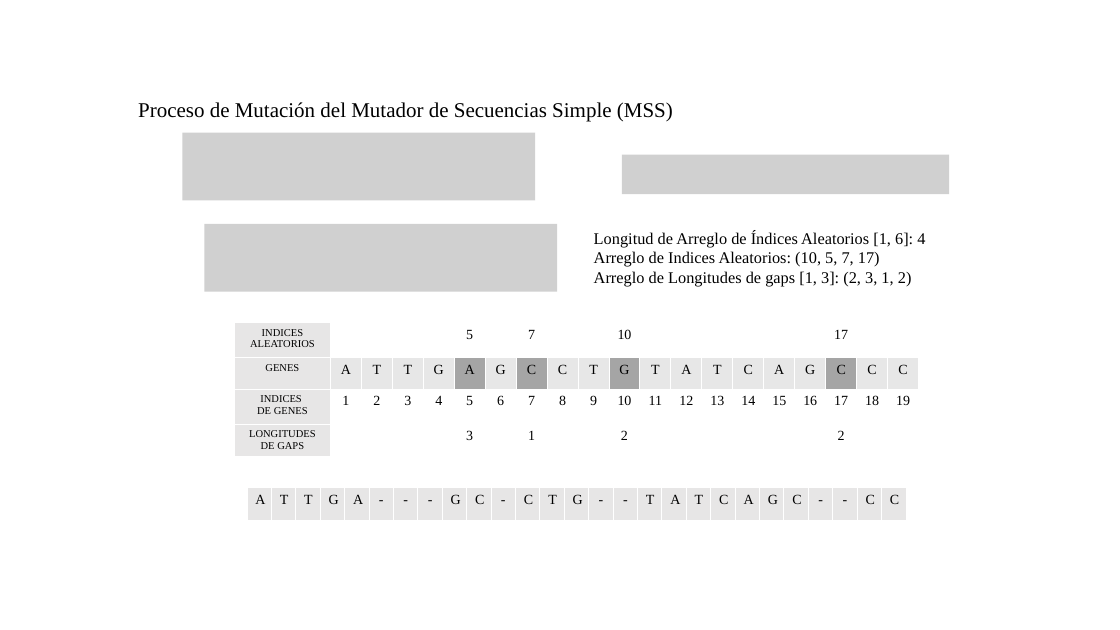
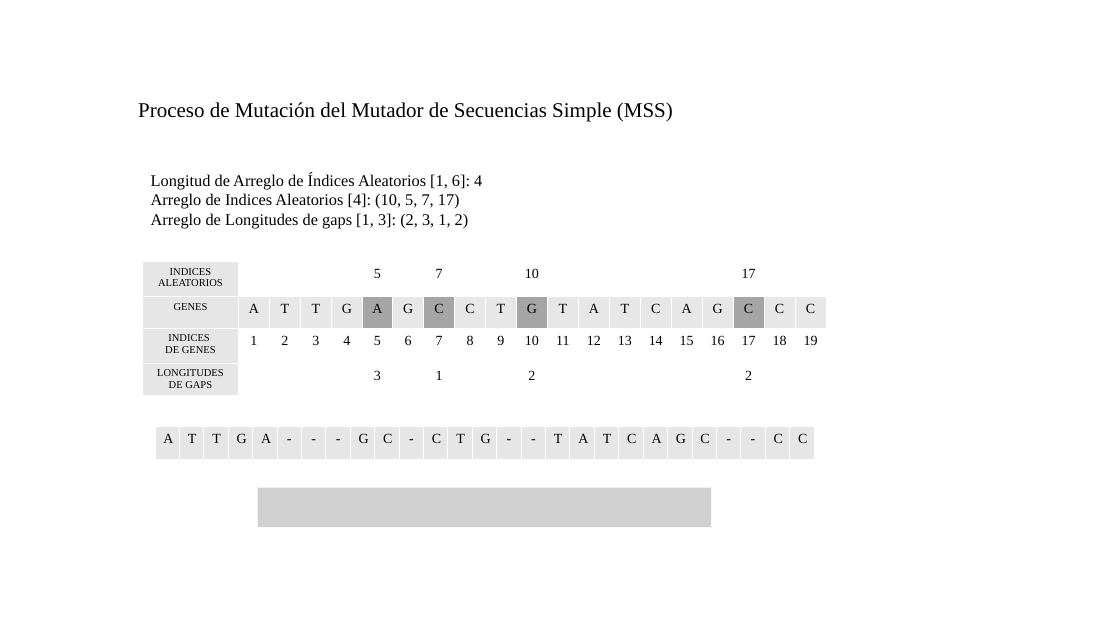
Before and after one commit to alanmenchaca/actm_algorithms, a slide deck: slide 2 of docu/mejoras/slides.pptx. Drawn at 1120x630 pixels with LibreOffice and Linux fonts; fonts in the diff are those of the drawing; grey boxes stand for pictures. Boxes give left, top, right and bottom in pixels: in the first picture for what was removed or moved away, otherwise in the second. Text is boxed around its words. In the diff, an @@ line names an element or a change of style, - is before the commit and + after.

```diff
--- a/docu/mejoras/slides.pptx
+++ b/docu/mejoras/slides.pptx
@@ picture removed at [182, 133, 535, 201] @@
@@ text "Longitud de Arreglo de Índices ...": place and size @@
-text "Longitud de Arreglo de Índices ..." at [594, 231, 925, 287]
+text "Longitud de Arreglo de Índices ..." at [151, 173, 482, 229]
@@ picture removed at [622, 155, 949, 194] @@
@@ text at [151, 193, 460, 209]: text changed @@
-Arreglo de Indices Aleatorios: (10, 5, 7, 17)
+Arreglo de Indices Aleatorios [4]: (10, 5, 7, 17)
@@ picture removed at [204, 224, 557, 292] @@
@@ table at [142, 261, 828, 398] @@
@@ fill none to #FFFFFF in 4 cells @@
@@ table: place and size @@
-table at [234, 323, 921, 460]
+table at [142, 261, 828, 398]
@@ table: place and size @@
-table at [247, 488, 905, 521]
+table at [155, 427, 813, 460]
@@ picture added at [258, 487, 712, 527] @@
```
Also in this commit, not shown: 1 other slide changed, 1 slide removed, 1 other file.
